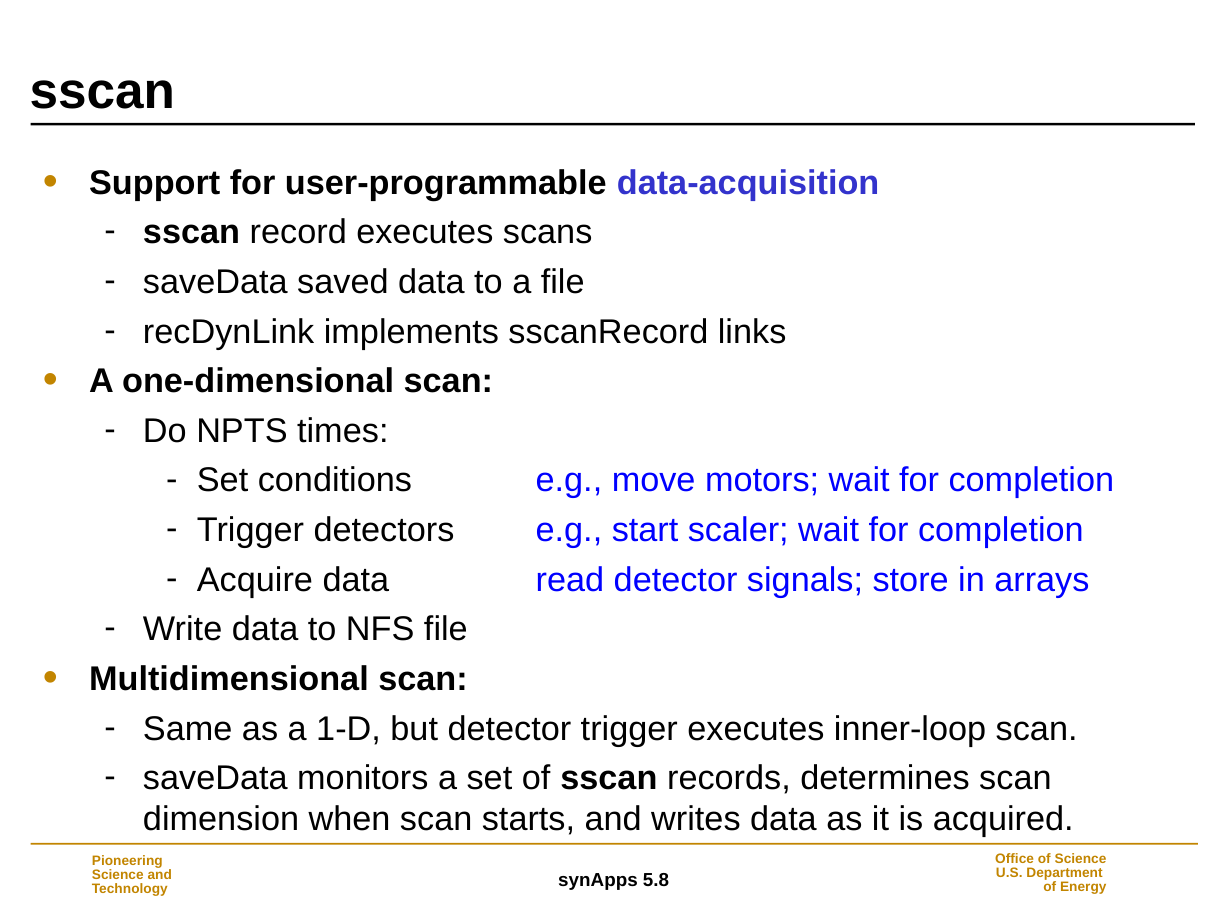
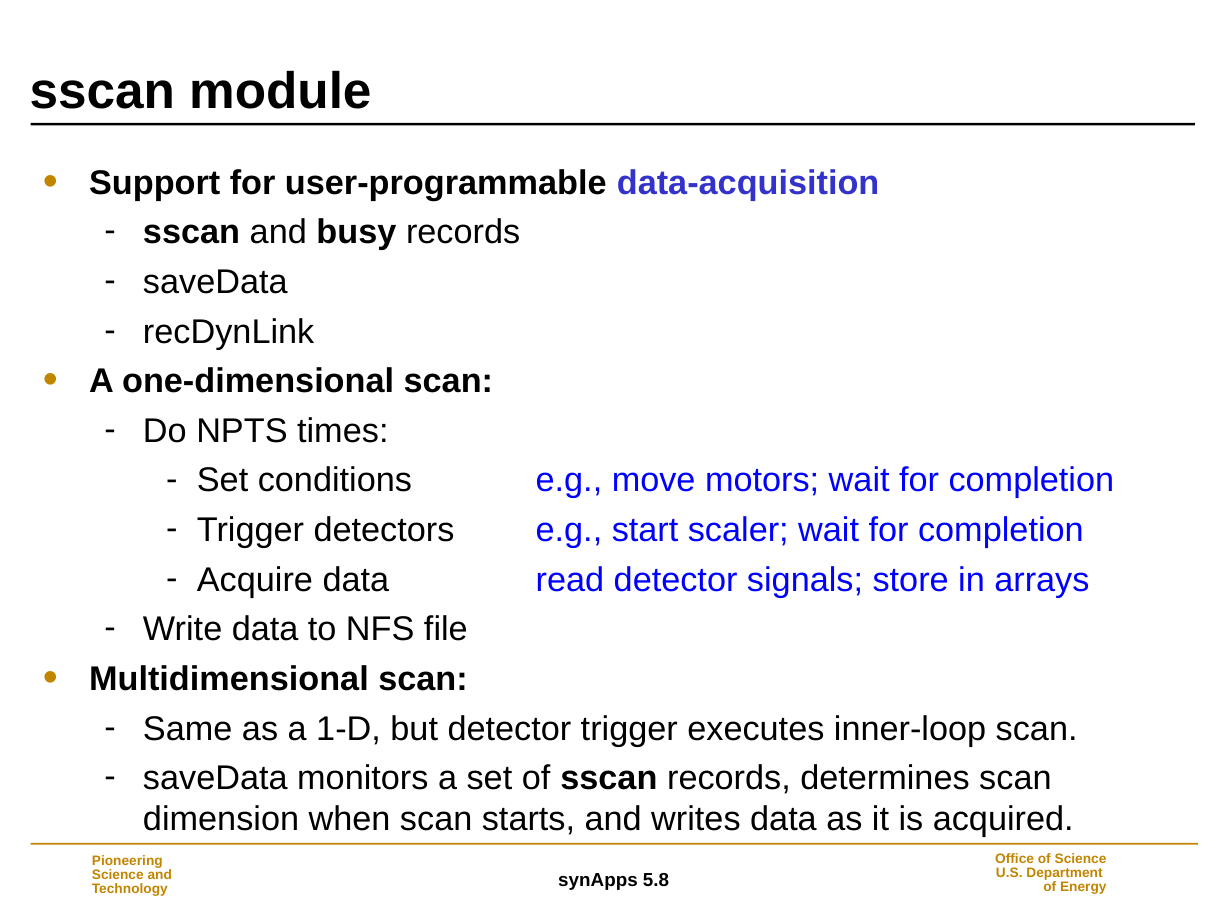
Before and after one commit to EPICS-synApps/support, a slide deck: slide 34 of documentation/IntroToSynApps.ppt (slide 38 before the commit). Drawn at 1232x924 pixels with LibreOffice and Linux fonts; fonts in the diff are those of the drawing; background and template pictures are left out. Boxes give left, top, right and bottom in pixels: in the first picture for what was removed or moved away, otherwise in the second. Text is boxed around its words. In the diff, an @@ line names an element or a change of style, - is before the commit and + after.

```diff
--- a/documentation/IntroToSynApps.ppt
+++ b/documentation/IntroToSynApps.ppt
@@ title at [30,70,371,109]: text changed @@
-sscan
+sscan module
@@ text at [143,218,520,349]: text changed @@
-  – sscan record executes scans
-  – saveData saved data to a file
-  – recDynLink implements sscanRecord links
+  – sscan and busy records
+  – saveData
+  – recDynLink
```
Also in this commit, not shown: 42 other slides changed, 5 slides removed.
